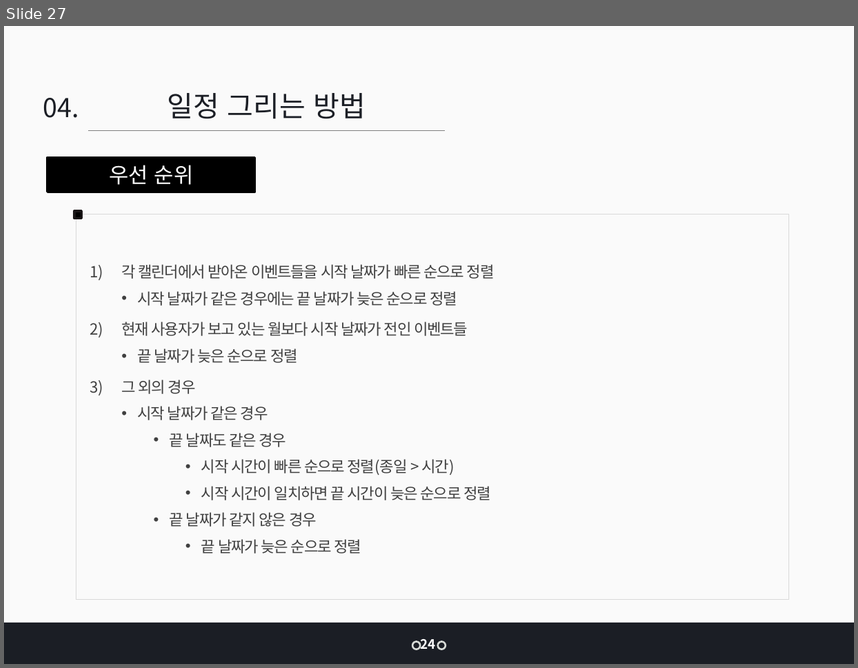
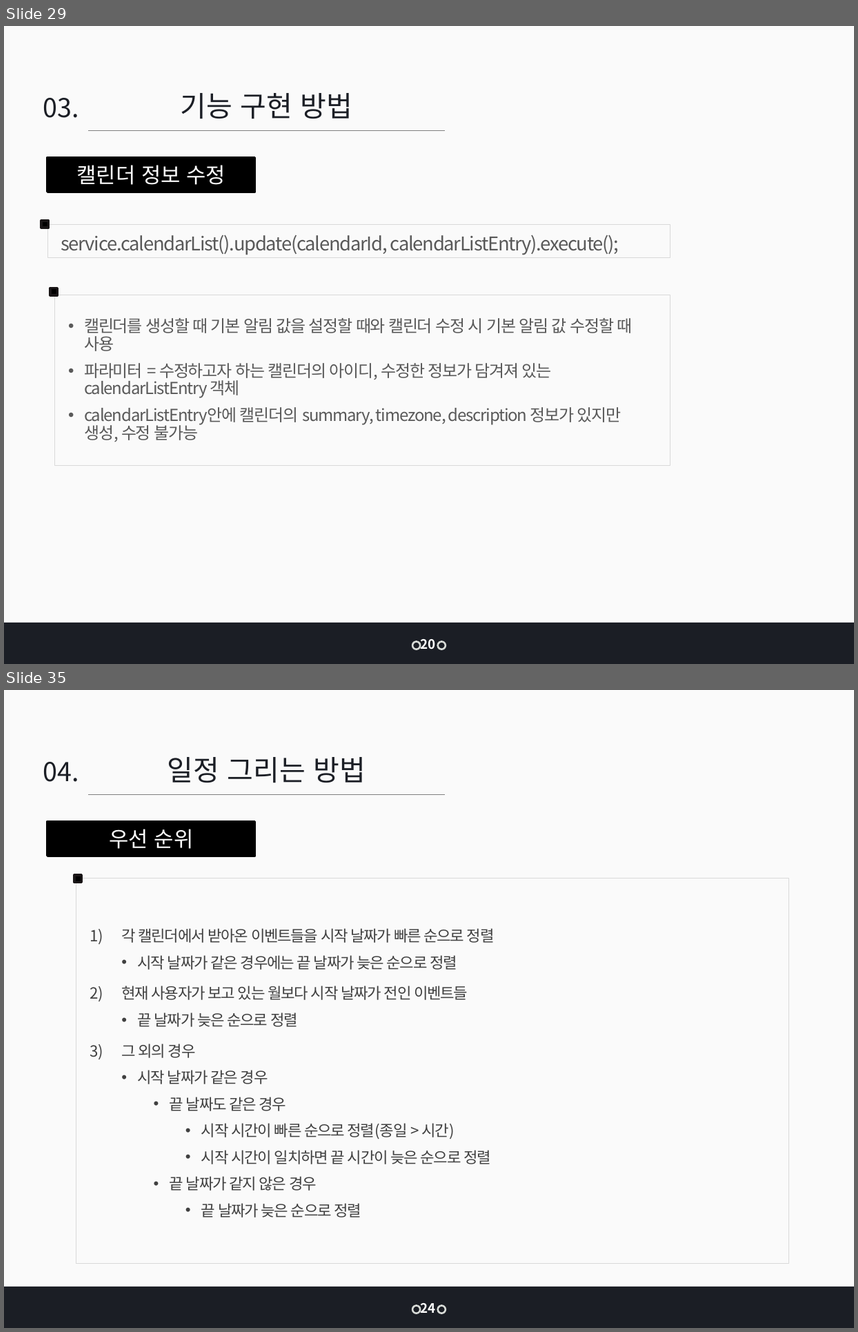
Before and after one commit to jangys/calendarProjectDocument, a slide deck: 인턴 최종 발표_장연수.pptx. Shown one above the other, each under a label of ours: slide 27 before the commit, slides 29 and 35 after it; the slides between them are not shown. The pictures are 858x668 and 858x1332 pixels, drawn with LibreOffice and Linux fonts; fonts in the diff are those of the drawing. Boxes give left, top, right and bottom in pixels: in the first picture for what was removed or moved away, otherwise in the second. Text is boxed around its words. In the diff, an @@ line names an element or a change of style, - is before the commit and + after.

```diff
--- a/인턴 최종 발표_장연수.pptx
+++ b/인턴 최종 발표_장연수.pptx
@@ slide 29 added at (4,26,854,664), background #FFFFFF; not listed: 2 template elements that a slide beside it also shows @@
@@ text added at (43,98,79,118), 22 pt, text #1B1E25 @@
+03.
@@ text added at (181,93,353,119), 24 pt, text #1B1E25 @@
+기능 구현 방법
@@ line added from (88, 131) to (445, 131), #808080 0.75 pt @@
@@ rectangle added at (47,158,254,192), fill #000000, outline #000000 2 pt, 18 pt, text #FFFFFF @@
+캘린더 정보 수정
@@ rectangle added at (41,221,49,227), fill #000000, outline #1A1617 2 pt @@
@@ rectangle added at (47,224,670,257), outline #D9D9D9 0.5 pt, 16 pt, text #595959 @@
+service.calendarList().update(calendarId, calendarListEntry).execute();
@@ rectangle added at (50,288,58,294), fill #000000, outline #1A1617 2 pt @@
@@ rectangle added at (55,294,671,465), outline #D9D9D9 0.5 pt, 14 pt, text #595959 @@
+• 캘린더를 생성할 때 기본 알림 값을 설정할 때와 캘린더 수정 시 기본 알림 값 수정할 때 사용
+• 파라미터 = 수정하고자 하는 캘린더의 아이디, 수정한 정보가 담겨져 있는 calendarListEntry 객체
+• calendarListEntry안에 캘린더의 summary, timezone, description 정보가 있지만
+  생성, 수정 불가능
@@ ellipse added at (413,641,421,649), fill #1B1E25, outline #D8DBD7 1.5 pt @@
@@ text added at (420,639,435,649), 11 pt, text #FFFFFF, bold @@
+20
@@ ellipse added at (437,641,445,649), fill #1B1E25, outline #D8DBD7 1.5 pt @@
@@ what was slide 27 is now slide 35 @@
```
Also in this commit, not shown: 13 slides changed, 18 other slides added, 7 slides removed, 4 other files.
